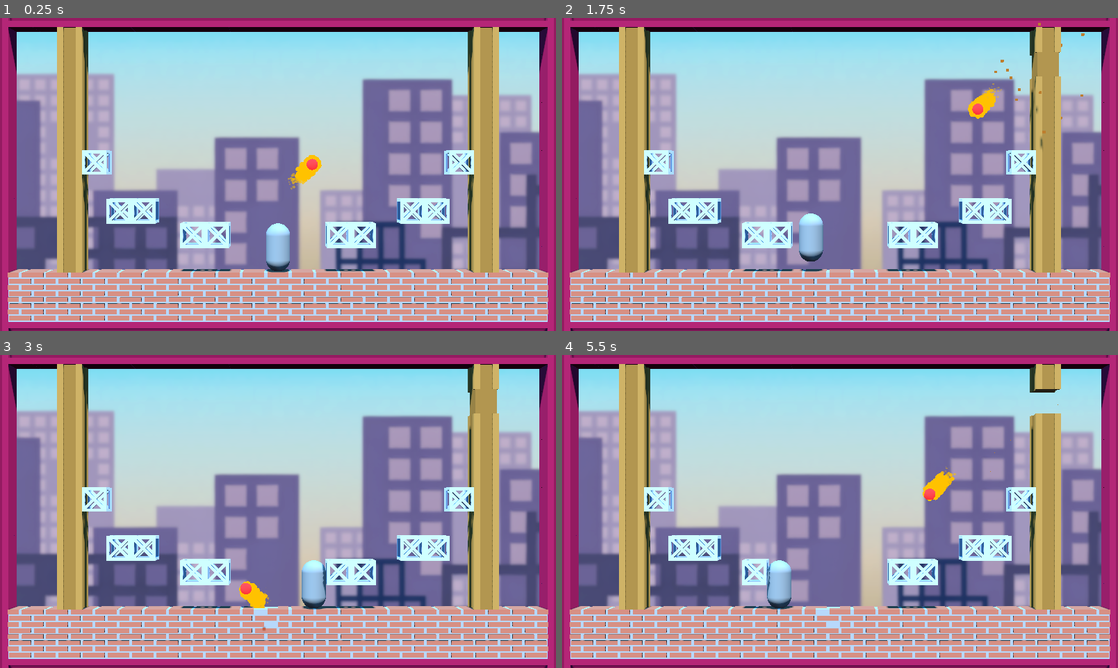
Above: before the commit, frames 1-4 (two rows, left to right).
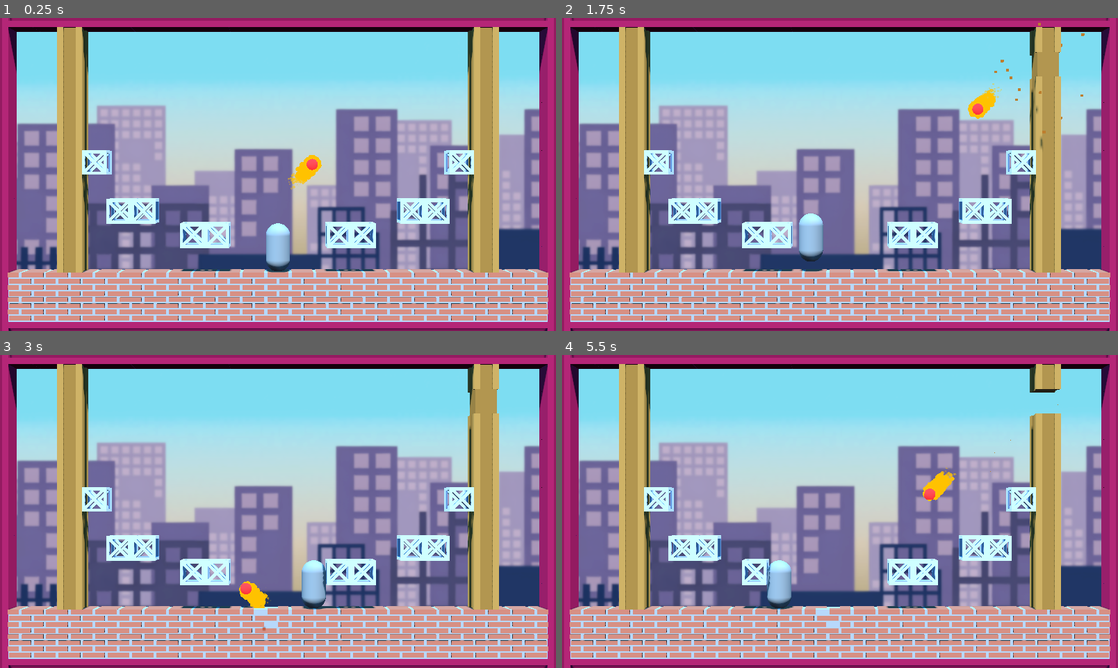
Above: after the commit, the same moments.

Repository: SnappyDragon64/Hard-Hat
Game: Godot game, scene res://sandbox.tscn
The game is run twice, just before and just after one commit, with the same random seed, the same clock (stepped at 60 frames per second) and the same inputs.
Inputs:
- Up to frame 1 (0.25 s): no input
- Up to frame 2 (1.75 s): hold Right (move_right) 0.53-1.28 s; tap Space (jump) at 0.77, 1.52 s; hold Left (move_left) from 1.28 s (still down)
- Up to frame 3 (3 s): release Left (move_left) at 2.03 s; hold Right (move_right) from 2.03 s (still down)
- Up to frame 4 (5.5 s): tap Space (jump) at 3.02, 3.77, 4.52 s; release Right (move_right) at 3.53 s; hold Left (move_left) from 3.53 s (still down)

The runs differ from the first frame. In frame 1, 37% of the frame differs, in the area x 3-97%, y 8-81%; in frame 2, 37%; in frame 3, 37%; in frame 4, 38%.

Commit message:
Adjusted background scale

Diff:
--- a/sandbox.tscn
+++ b/sandbox.tscn
@@ -89,5 +89,5 @@
 metadata/_editor_floor_ = Vector3(0, 0, 0)
 
 [node name="Sprite3D" type="Sprite3D" parent="."]
-transform = Transform3D(3.5, 0, 0, 0, 3.5, 0, 0, 0, 3.5, 0, 1, -8)
+transform = Transform3D(2.4, 0, 0, 0, 2.4, 0, 0, 0, 2.4, 0, 1, -8)
 texture = ExtResource("5_fjvi5")
